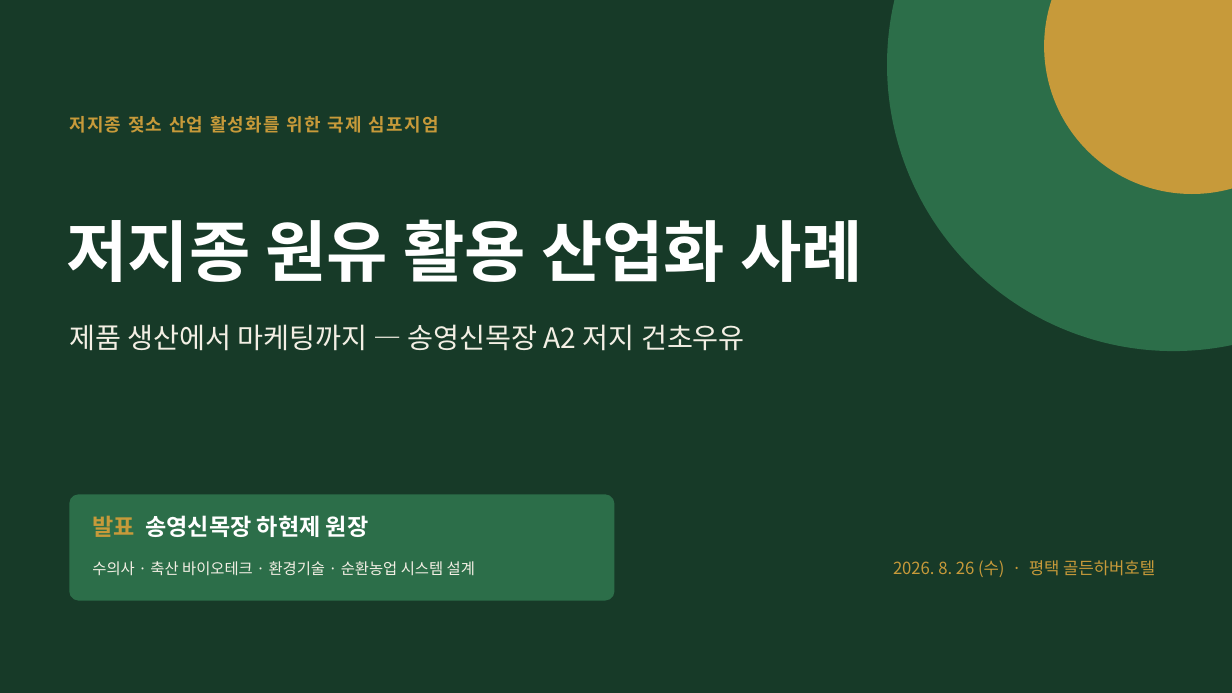
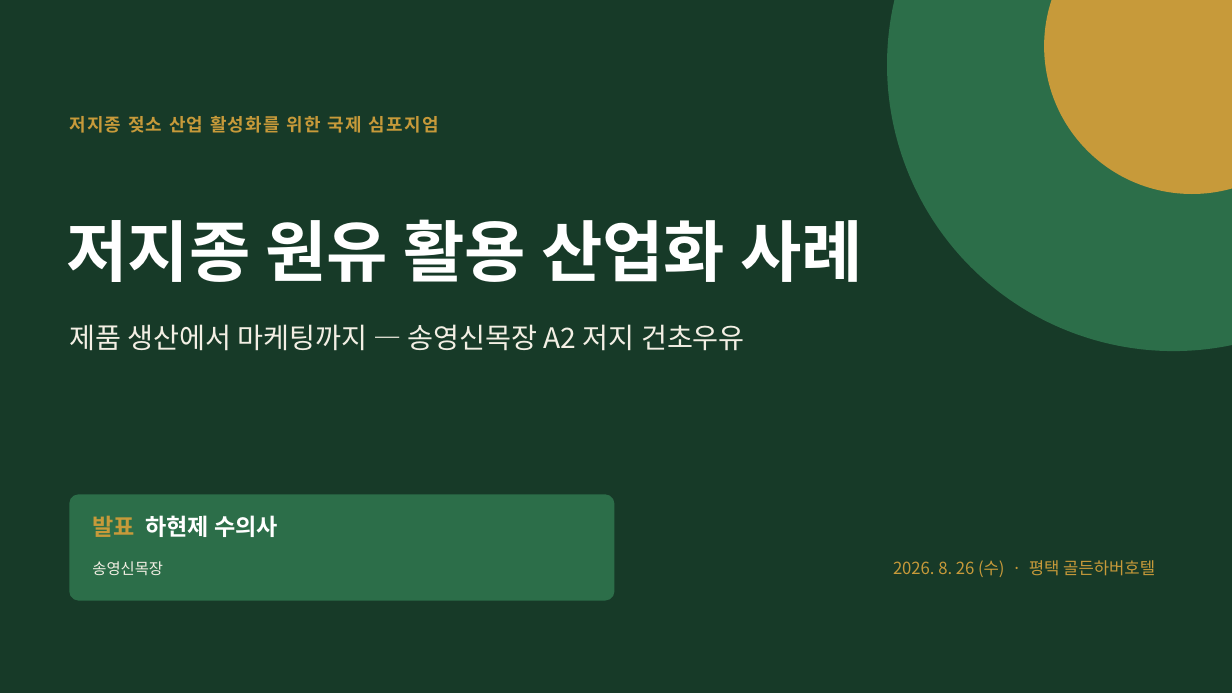
Before and after one commit to hhj3150/Dr-Ha--agent, a slide deck: slide 1 of deliverables/저지종_원유_산업화_사례_발표_송영신목장.pptx. Drawn at 1232x693 pixels with LibreOffice and Linux fonts; fonts in the diff are those of the drawing. Boxes give left, top, right and bottom in pixels: in the first picture for what was removed or moved away, otherwise in the second. Text is boxed around its words. In the diff, an @@ line names an element or a change of style, - is before the commit and + after.

```diff
--- a/deliverables/저지종_원유_산업화_사례_발표_송영신목장.pptx
+++ b/deliverables/저지종_원유_산업화_사례_발표_송영신목장.pptx
@@ text at <box>92,515,278,537</box>: text changed @@
-발표 송영신목장 하현제 원장
+발표 하현제 수의사
@@ text at <box>92,561,163,575</box>: text changed @@
-수의사 · 축산 바이오테크 · 환경기술 · 순환농업 시스템 설계
+송영신목장
```
Also in this commit, not shown: 12 other slides changed.
